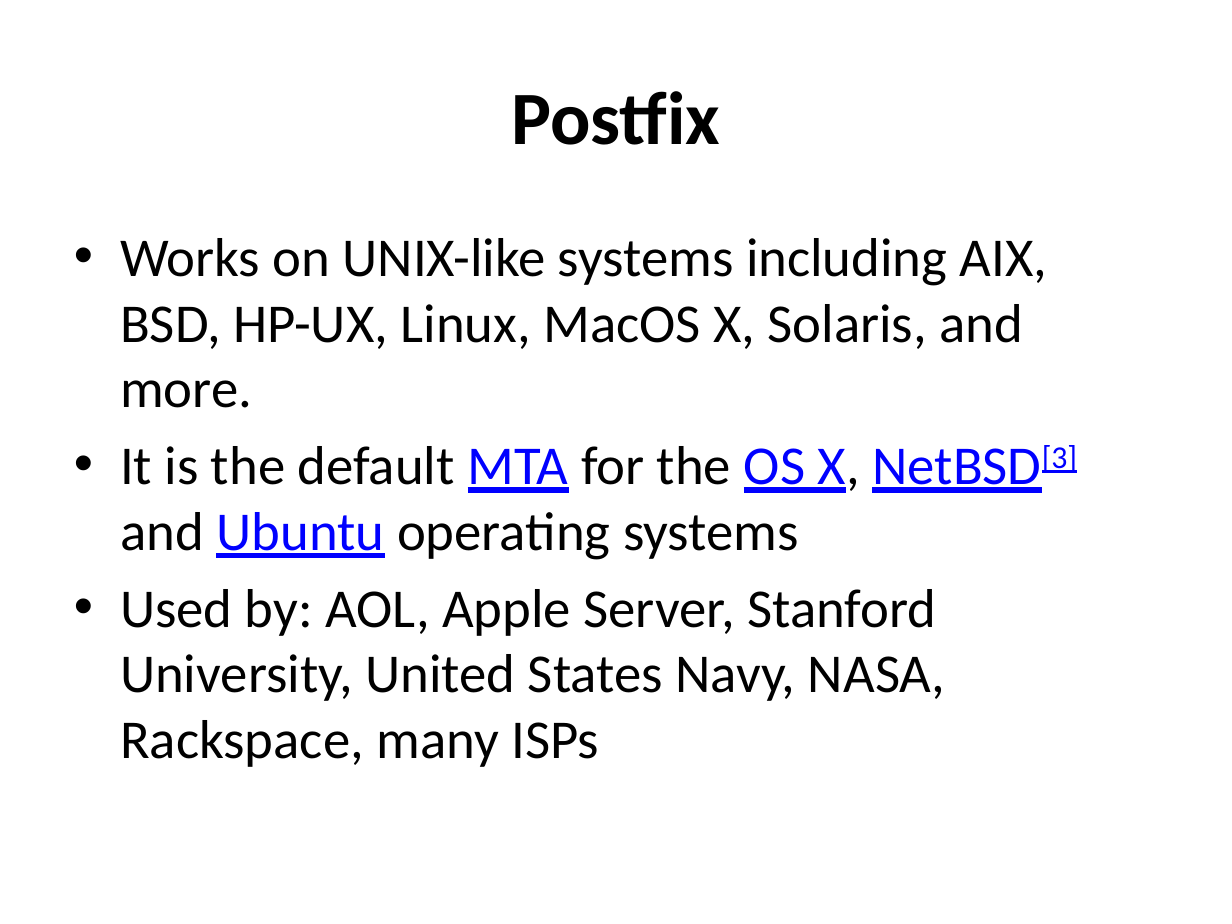
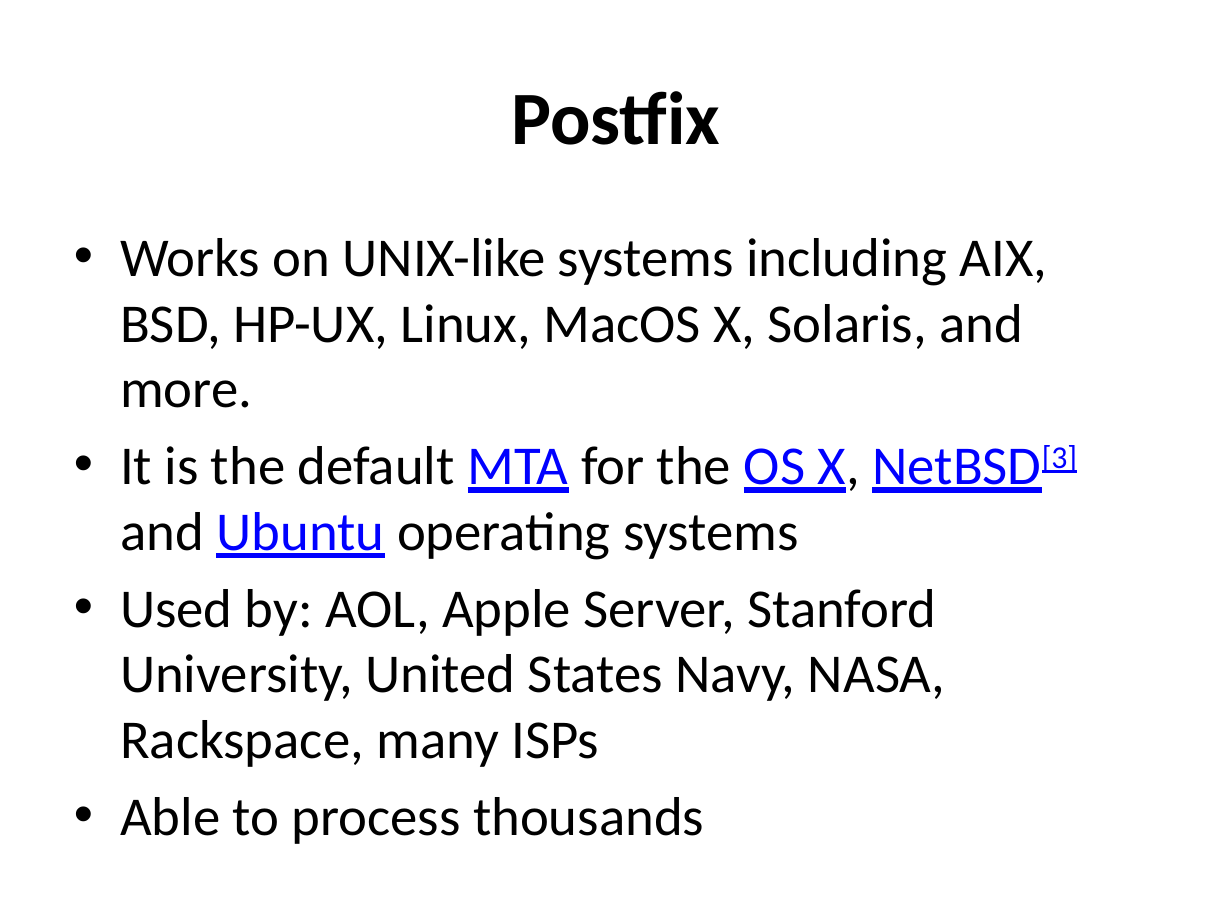
Before and after one commit to afnog/sse, a slide deck: slide 4 of postfix/postfix-mailgateway-debian.pptx (slide 16 before the commit). Drawn at 1232x924 pixels with LibreOffice and Linux fonts; fonts in the diff are those of the drawing. Boxes give left, top, right and bottom in pixels: in the first picture for what was removed or moved away, otherwise in the second. Text is boxed around its words. In the diff, an @@ line names an element or a change of style, - is before the commit and + after.

```diff
--- a/postfix/postfix-mailgateway-debian.pptx
+++ b/postfix/postfix-mailgateway-debian.pptx
@@ text at (x1=120, y1=797, x2=704, y2=844): paragraph added @@
+• Able to process thousands
```
Also in this commit, not shown: 9 other slides changed, 8 slides added, 3 slides removed.
